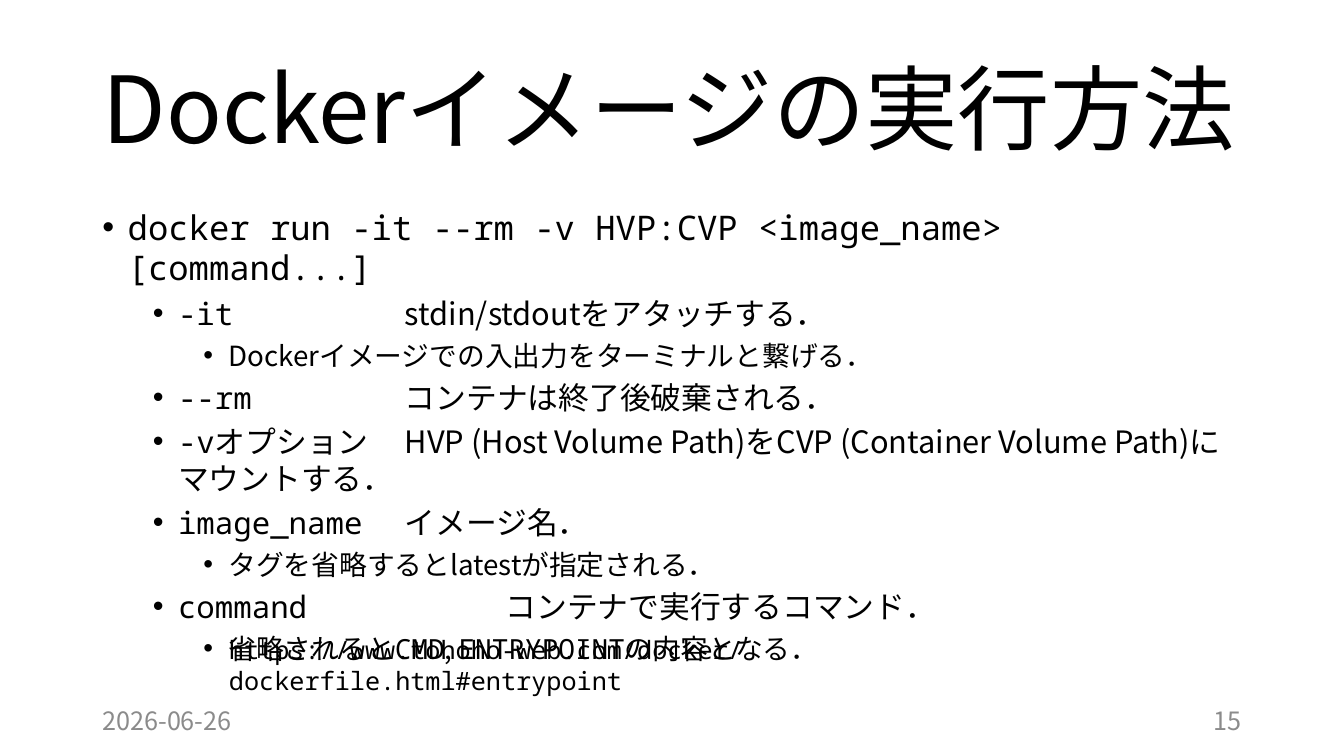
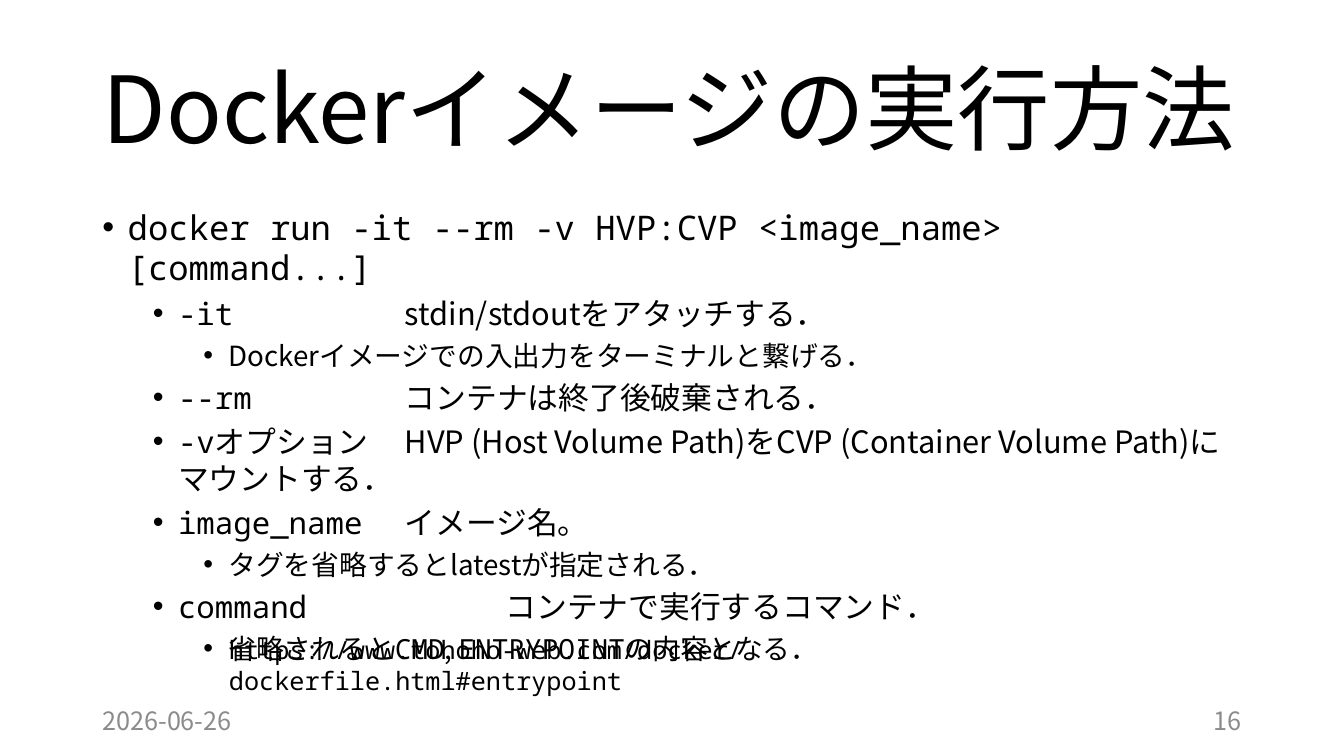
Before and after one commit to tamada/2026empirical, a slide deck: slide 16 of 20260626.pptx (slide 15 before the commit). Drawn at 1344x756 pixels with LibreOffice and Linux fonts; fonts in the diff are those of the drawing. Boxes give left, top, right and bottom in pixels: in the first picture for what was removed or moved away, otherwise in the second. Text is boxed around its words. In the diff, an @@ line names an element or a change of style, - is before the commit and + after.

```diff
--- a/20260626.pptx
+++ b/20260626.pptx
@@ text at bbox=[178, 508, 589, 542]: text changed @@
-  • image_name イメージ名．
+  • image_name イメージ名。
@@ page number at bbox=[1213, 711, 1241, 730]: text changed @@
-15
+16
```
Also in this commit, not shown: 2 other slides changed, 11 slides added, 1 slide removed, 16 other files.
